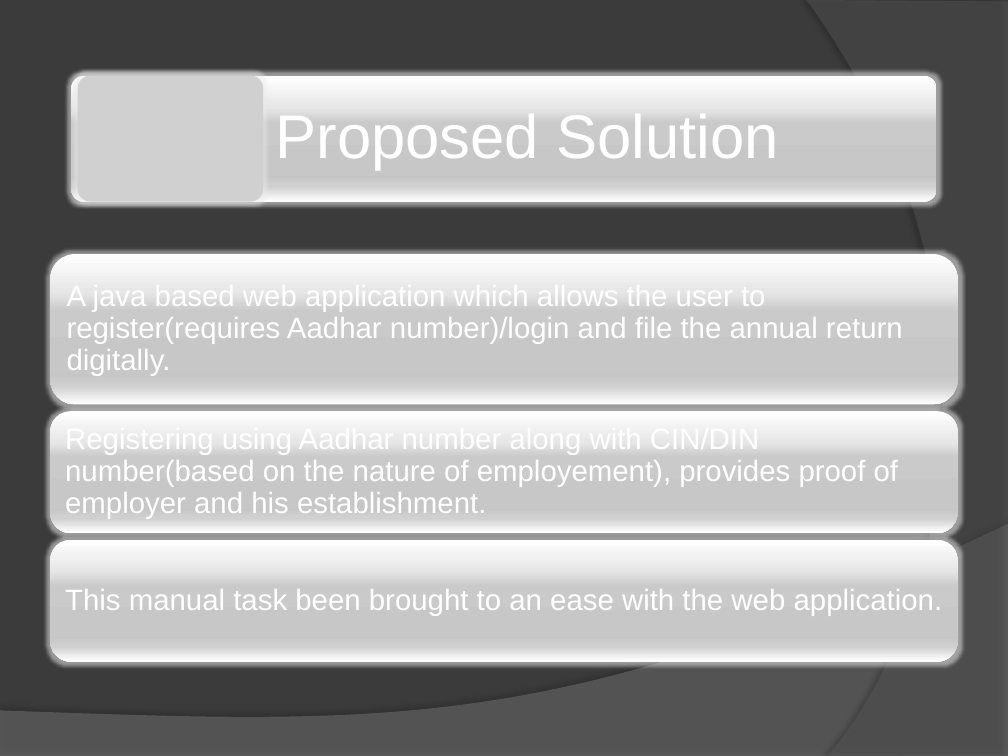
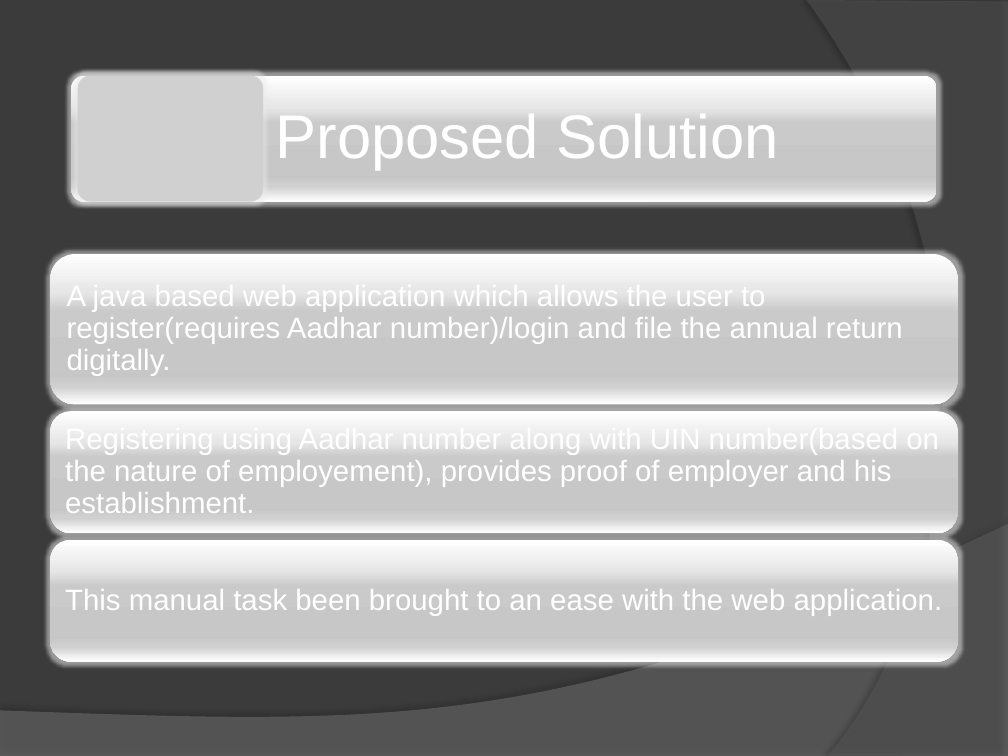
Before and after one commit to MexsonFernandes/E-LabourDelhiWebApp, a slide deck: slide 4 of SIhackathon-Presentation.pptx. Drawn at 1008x756 pixels with LibreOffice and Linux fonts; fonts in the diff are those of the drawing; grey boxes stand for pictures. Boxes give left, top, right and bottom in pixels: in the first picture for what was removed or moved away, otherwise in the second. Text is boxed around its words. In the diff, an @@ line names an element or a change of style, - is before the commit and + after.

```diff
--- a/SIhackathon-Presentation.pptx
+++ b/SIhackathon-Presentation.pptx
@@ text at box(65, 423, 939, 513): text changed @@
-Registering using Aadhar number along with CIN/DIN number(based on the nature of employement), provides proof of employer and his establishment.
+Registering using Aadhar number along with UIN number(based on the nature of employement), provides proof of employer and his establishment.
```
Also in this commit, not shown: 2 other slides changed.
